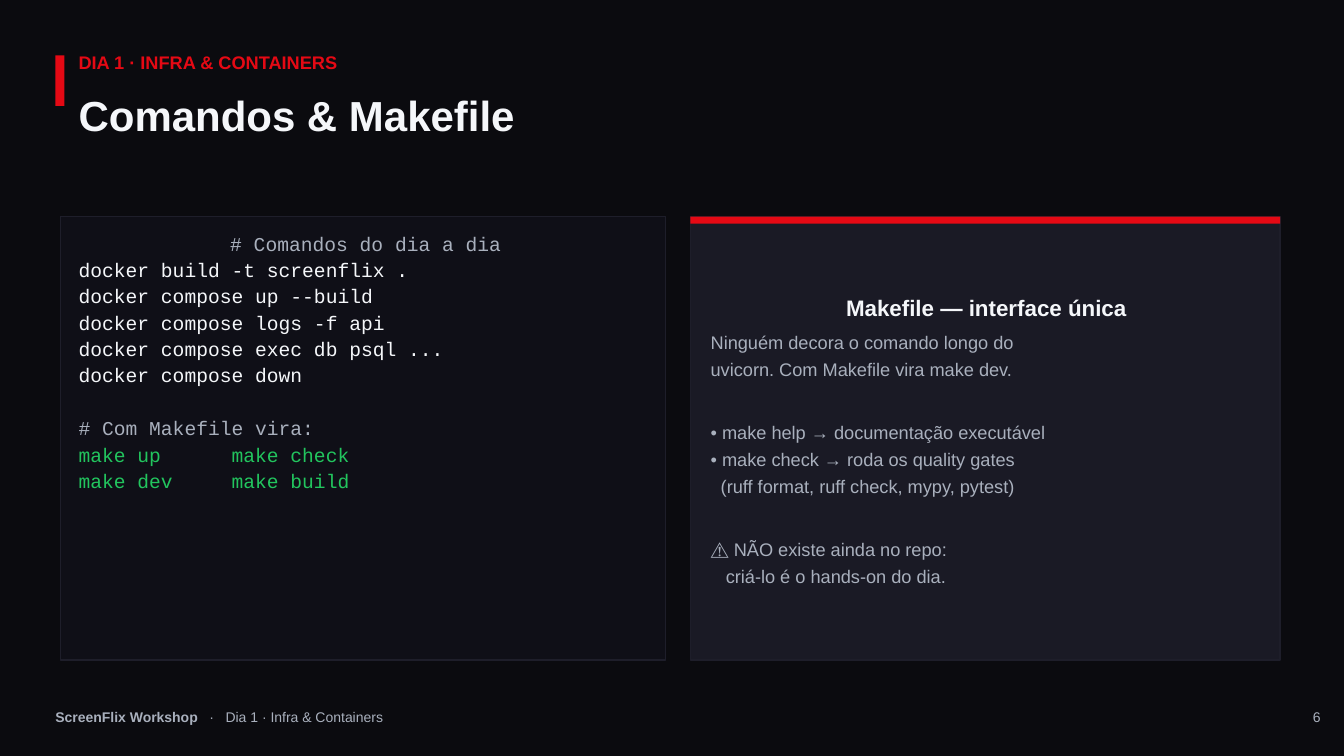
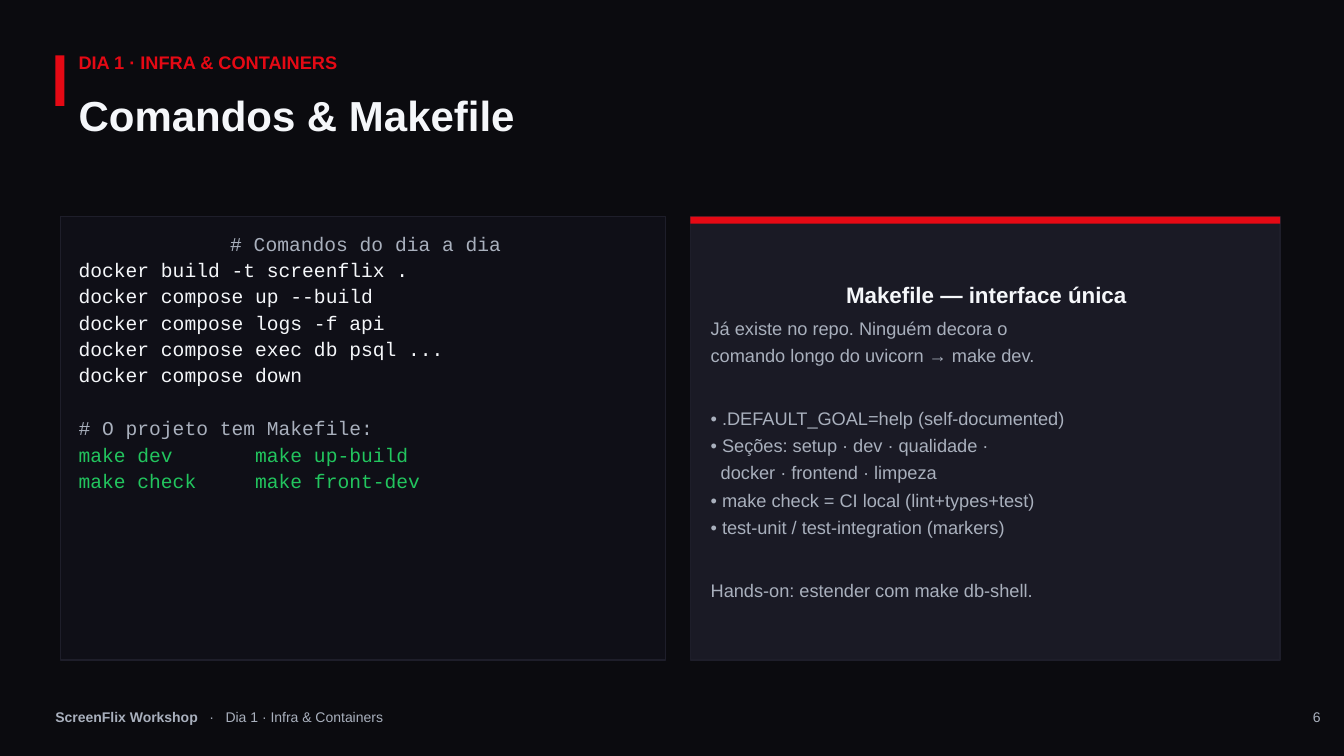
Before and after one commit to darcivieira/screenflix, a slide deck: slide 8 of docs/workshop/ScreenFlix-Workshop.pptx. Drawn at 1344x756 pixels with LibreOffice and Linux fonts; fonts in the diff are those of the drawing. Boxes give left, top, right and bottom in pixels: in the first picture for what was removed or moved away, otherwise in the second. Text is boxed around its words. In the diff, an @@ line names an element or a change of style, - is before the commit and + after.

```diff
--- a/docs/workshop/ScreenFlix-Workshop.pptx
+++ b/docs/workshop/ScreenFlix-Workshop.pptx
@@ text in rectangle at (711,321,1064,597): text changed @@
-Ninguém decora o comando longo do
-uvicorn. Com Makefile vira make dev.
-• make help → documentação executável
-• make check → roda os quality gates
-(ruff format, ruff check, mypy, pytest)
-⚠ NÃO existe ainda no repo:
-criá-lo é o hands-on do dia.
+Já existe no repo. Ninguém decora o
+comando longo do uvicorn → make dev.
+• .DEFAULT_GOAL=help (self-documented)
+• Seções: setup · dev · qualidade ·
+docker · frontend · limpeza
+• make check = CI local (lint+types+test)
+• test-unit / test-integration (markers)
+Hands-on: estender com make db-shell.
@@ text in rectangle at (79,421,420,488): text changed @@
-# Com Makefile vira:
-make up make check
-make dev make build
+# O projeto tem Makefile:
+make dev make up-build
+make check make front-dev
```
Also in this commit, not shown: 5 other files.
